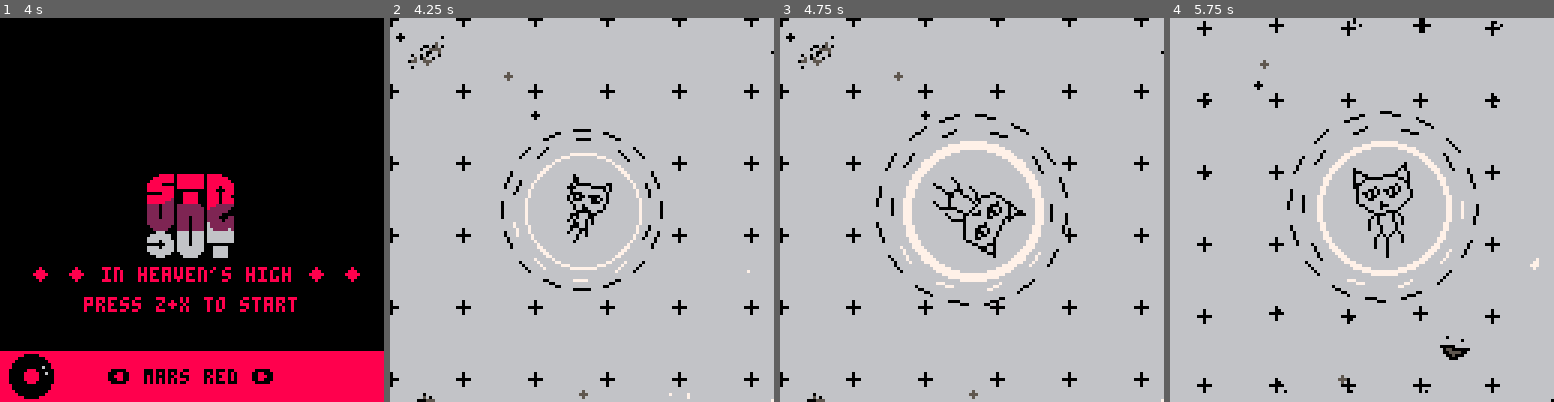
Above: before the commit, frames 1-4 (left to right).
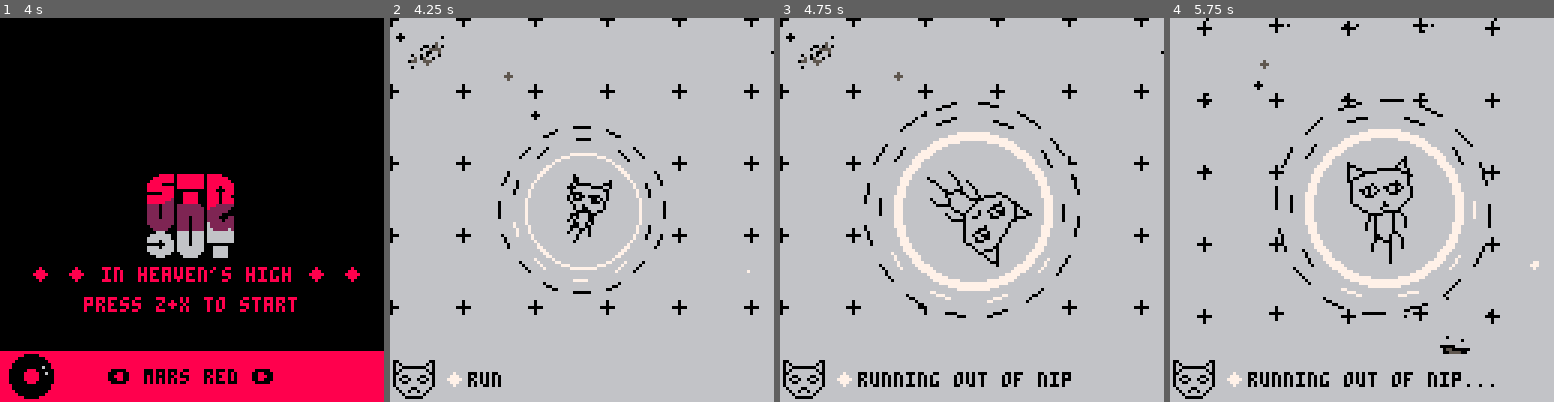
Above: after the commit, the same moments.

Repository: ianmart1n/AGBIC2016
Game: PICO-8 cartridge strungout.p8
Same seed, same stepped clock (60 frames per second), same inputs: the game is played once before the commit and once after it.
Inputs:
- Up to frame 1 (4 s): tap X (X key) at 0.33, 1.07, 1.85, 2.97 s; tap O (Z key) at 0.7, 1.7, 2.1, 2.5, 2.9, 3.3, 3.7 s; hold Right 1.6-2.1 s; hold Up 2.15-2.42 s; hold Right 2.47-3.03 s; hold Left 3.08-3.58 s; hold Down 3.63-3.97 s
- Up to frame 2 (4.25 s): hold Right from 4.02 s (still down); tap X (X key) at 4.08 s; tap O (Z key) at 4.1 s
- Up to frame 3 (4.75 s): tap O (Z key) at 4.5 s; release Right at 4.68 s; hold Up from 4.73 s (still down)
- Up to frame 4 (5.75 s): tap O (Z key) at 4.9, 5.3, 5.7 s; release Up at 5.03 s; hold Left 5.08-5.68 s; tap X (X key) at 5.2 s; hold Down from 5.73 s (still down)

Frame 1 is identical in both runs. In frame 2, 2.0% of the frame differs, in the area x 0-100%, y 28-100%; in frame 3, 10%, in the area x 0-100%, y 21-100%; in frame 4, 9.3%.

Commit message:
more catnip effects

Diff:
--- a/strungout.p8
+++ b/strungout.p8
@@ -150,6 +150,8 @@
  -- player
  cat=entity(0,0,7)
  cat.nip=5
+ cat.nipw1=false
+ cat.nipw2=false
  cat.v_a=0
  cat.v_p=0
  cat.s = 0.33
@@ -409,9 +411,27 @@
 
   cat.nip=mid(0,cat.nip,10)
 
+  if cat.nip < 2 then
+   if not cat.nipw2 then
+    cat.nipw2 = true
+    say(6,"nip's at an alltime low!")
+   end
+  else
+   cat.nipw2 = false
+
+   if cat.nip < 5 then
+    if not cat.nipw1 then
+     cat.nipw1 = true
+     say(6,"running out of nip...")
+    end
+   else
+    cat.nipw1 = false
+   end
+
+  end
 
   -- higher=bouncier scale
-  cat.s=0.3+(sin(time())+1)*0.05*cat.nip/10
+  cat.s=0.3+(sin(time())+1)*0.01*cat.nip
 
   if btnp(4) or btnp(5) then
    if cat.cell != nil then
@@ -534,16 +554,24 @@
 
  game.d=function()
   camera(0,0)
-  color(0)
-
-  if cat.nip < 2 then
+  if cat.nip < 3 then
+   color(0)
    rectfill(0,0,127,127)
   else
-   local c=(cat.nip-2)/8
-   c=1-c
-   c*=10
-   c+=1
-   for i=0,25*c do
+   local c=(cat.nip-3)/7
+   c=min(1,1.1-c)
+   color(12)
+   for i=1,10*max(0,0.2-c) do
+    line(rnd(127),0,rnd(127),127)
+    line(0,rnd(127),127,rnd(127))
+   end
+   color(5)
+   for i=1,5*max(0,0.4-c) do
+    line(rnd(127),0,rnd(127),127)
+    line(0,rnd(127),127,rnd(127))
+   end
+   color(0)
+   for i=1,200*c do
     line(rnd(127),0,rnd(127),127)
     line(0,rnd(127),127,rnd(127))
    end
@@ -566,6 +594,19 @@
 
   draw_icons()
   draw_pulses()
+
+  if cat.nip < 2.1 then
+   camera(0,0)
+   local c=1-(cat.nip/2.1)
+   color(0)
+   for i=1,40*c do
+    local j=rnd(127)
+    line(j,0,j,127)
+    j=rnd(127)
+    line(0,j,127,j)
+   end
+  end
+
   draw_talk()
 
   --draw_debug()
